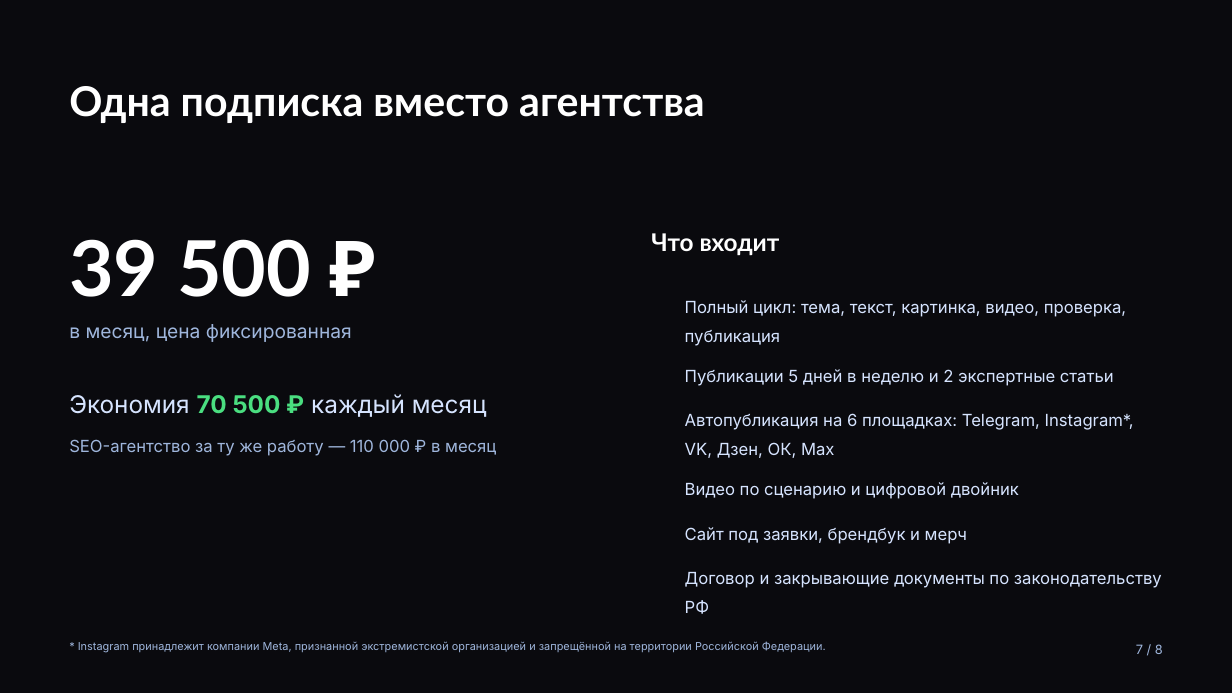
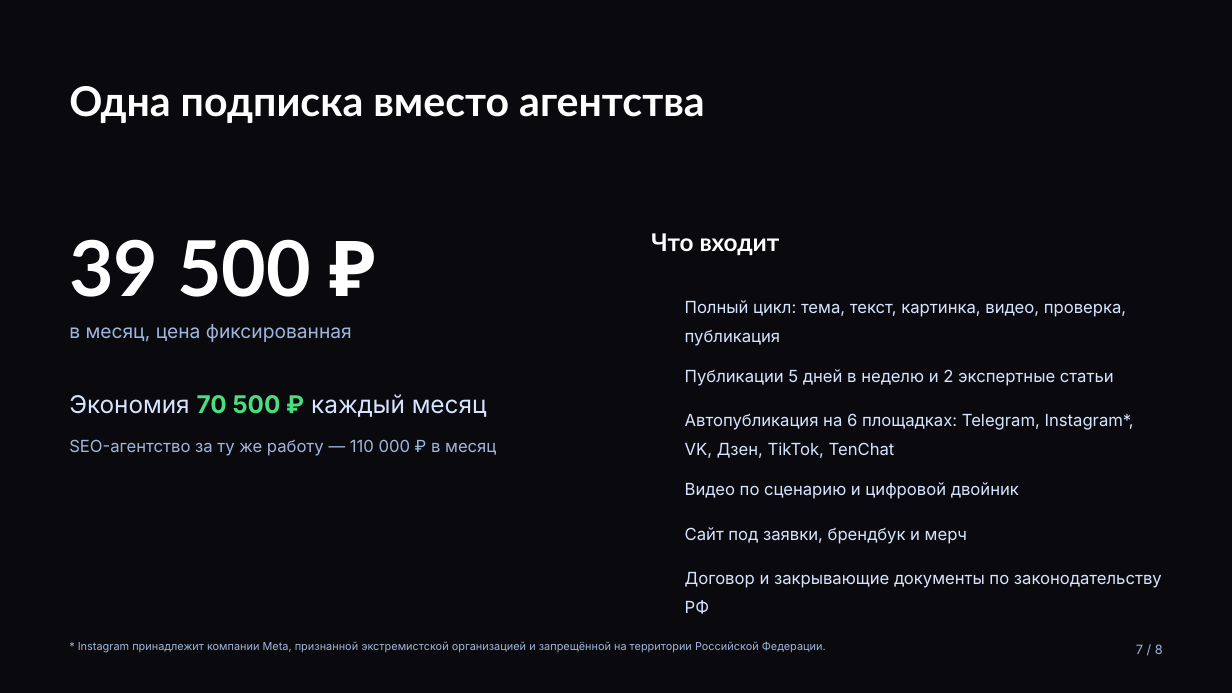
Before and after one commit to injusticebeast802-coder/taste-skill, a slide deck: slide 7 of prompter-moscow/presentation/prompter-obshchaya.pptx. Drawn at 1232x693 pixels with LibreOffice and Linux fonts; fonts in the diff are those of the drawing; background and template pictures are left out. Boxes give left, top, right and bottom in pixels: in the first picture for what was removed or moved away, otherwise in the second. Text is boxed around its words. In the diff, an @@ line names an element or a change of style, - is before the commit and + after.

```diff
--- a/prompter-moscow/presentation/prompter-obshchaya.pptx
+++ b/prompter-moscow/presentation/prompter-obshchaya.pptx
@@ text at box(685, 413, 1134, 458): text changed @@
-Автопубликация на 6 площадках: Telegram, Instagram*, VK, Дзен, ОК, Max
+Автопубликация на 6 площадках: Telegram, Instagram*, VK, Дзен, TikTok, TenChat
```
Also in this commit, not shown: 1 other slide changed, 11 other files.
